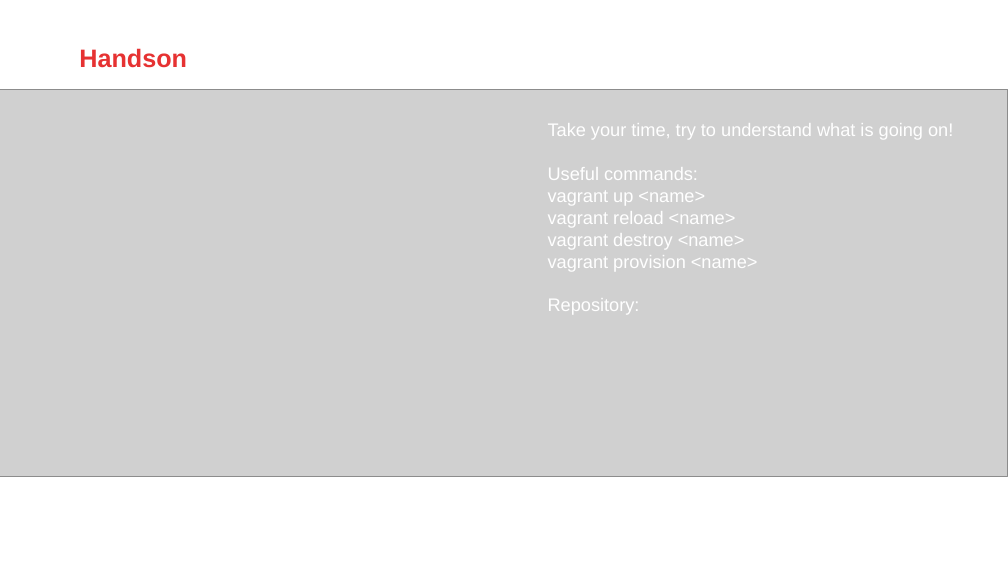
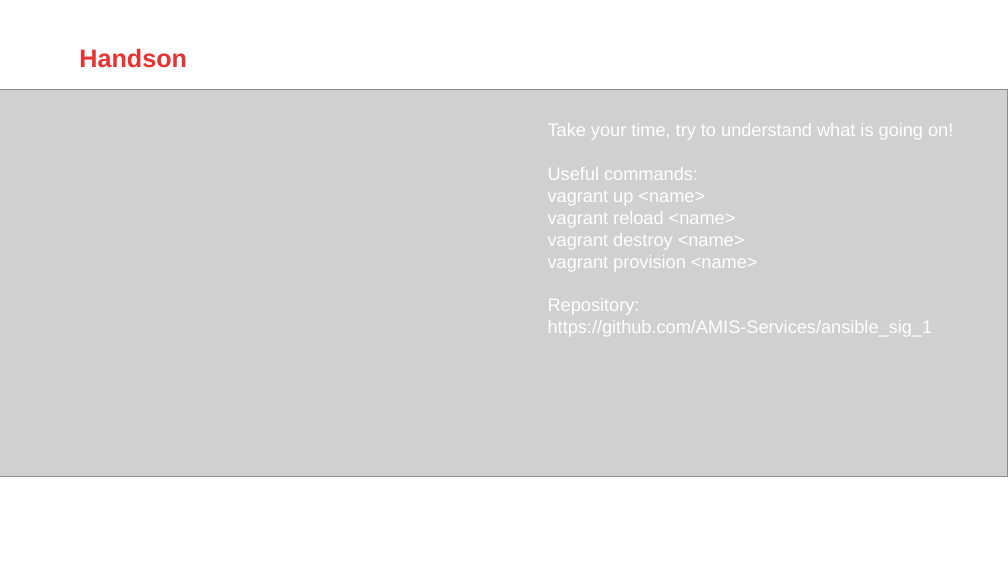
Before and after one commit to AMIS-Services/ansible_sig_1, a slide deck: slide 17 of ansible.pptx. Drawn at 1008x567 pixels with LibreOffice and Linux fonts; fonts in the diff are those of the drawing; grey boxes stand for pictures; background and template pictures are left out. Boxes give left, top, right and bottom in pixels: in the first picture for what was removed or moved away, otherwise in the second. Text is boxed around its words. In the diff, an @@ line names an element or a change of style, - is before the commit and + after.

```diff
--- a/ansible.pptx
+++ b/ansible.pptx
@@ text at <box>548,320,933,336</box>: paragraph added @@
+https://github.com/AMIS-Services/ansible_sig_1
```
Also in this commit, not shown: 2 other slides changed.
